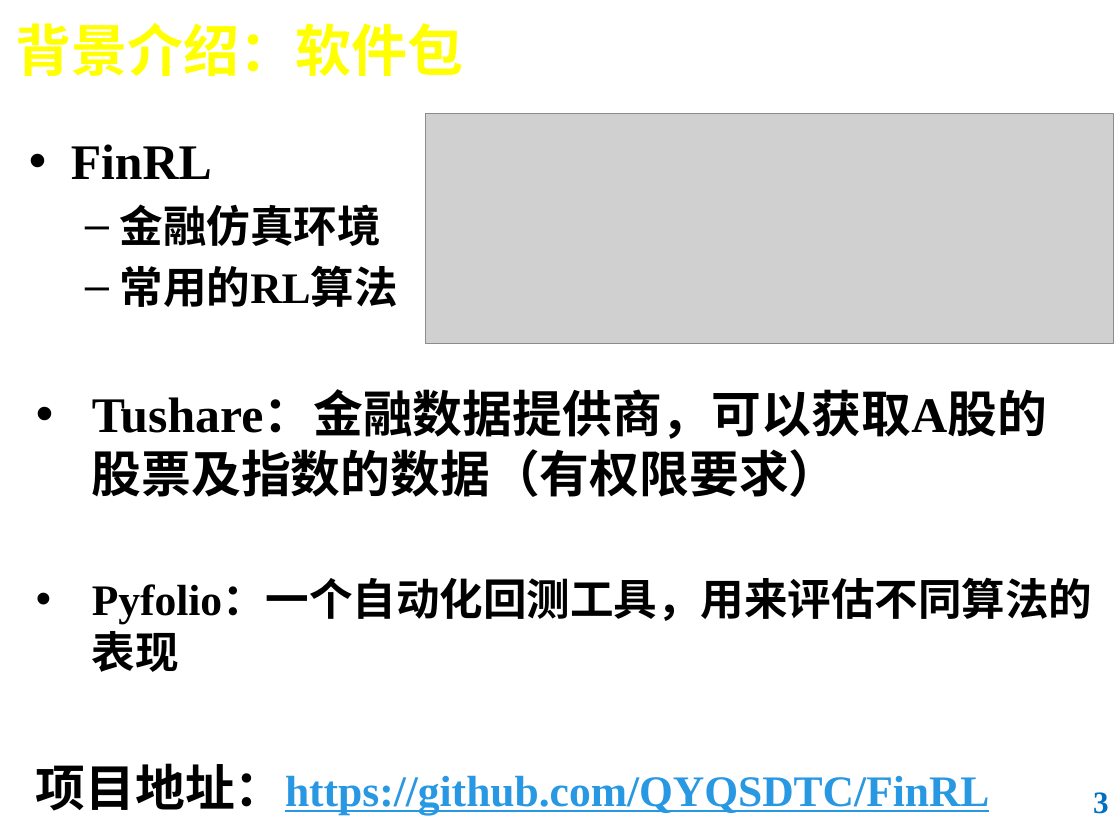
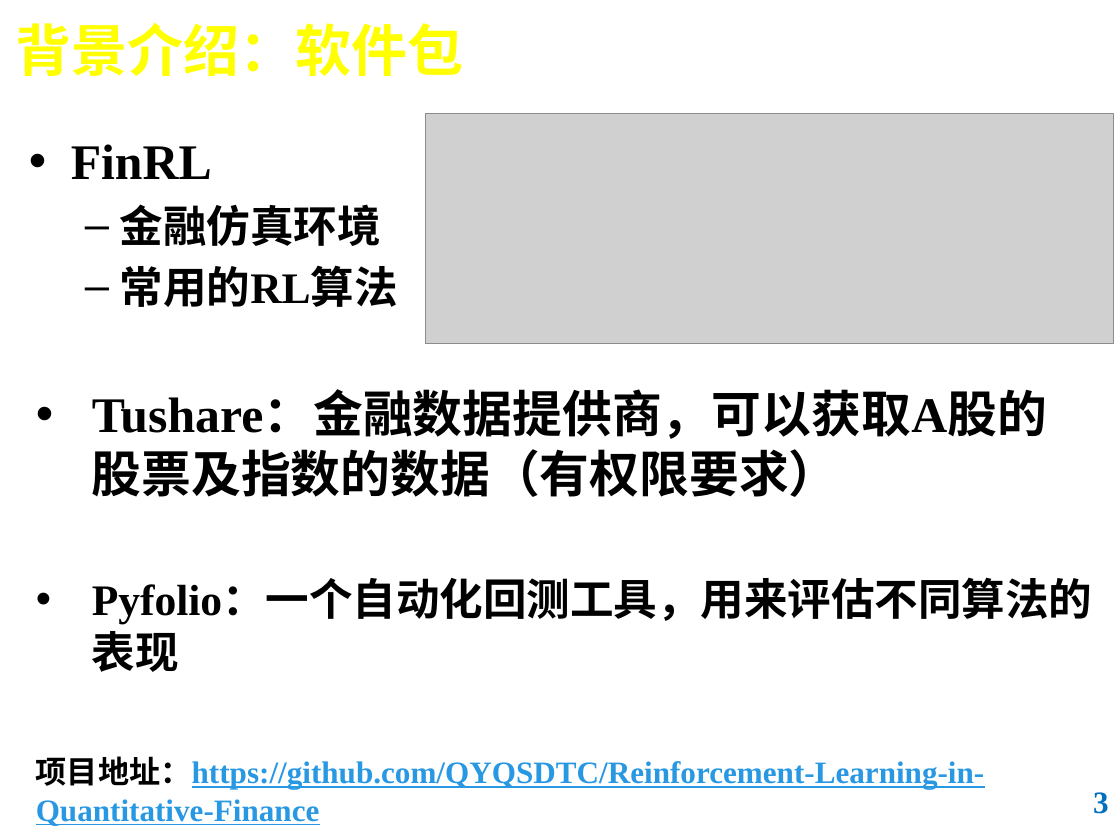
Before and after one commit to QYQSDTC/Reinforcement-Learning-in-Quantitative-Finance, a slide deck: slide 3 of 第43组_强化学习在量化金融中的应用.pptx. Drawn at 1120x840 pixels with LibreOffice and Linux fonts; fonts in the diff are those of the drawing; grey boxes stand for pictures; background and template pictures are left out. Boxes give left, top, right and bottom in pixels: in the first picture for what was removed or moved away, otherwise in the second. Text is boxed around its words. In the diff, an @@ line names an element or a change of style, - is before the commit and + after.

```diff
--- a/第43组_强化学习在量化金融中的应用.pptx
+++ b/第43组_强化学习在量化金融中的应用.pptx
@@ text at (36,756,985,790): text changed; size 28 to 20 pt @@
-项目地址：https://github.com/QYQSDTC/FinRL
+项目地址：https://github.com/QYQSDTC/Reinforcement-Learning-in-Quantitative-Finance
```
Also in this commit, not shown: 3 other slides changed, 1 slide added, 3 other files.
